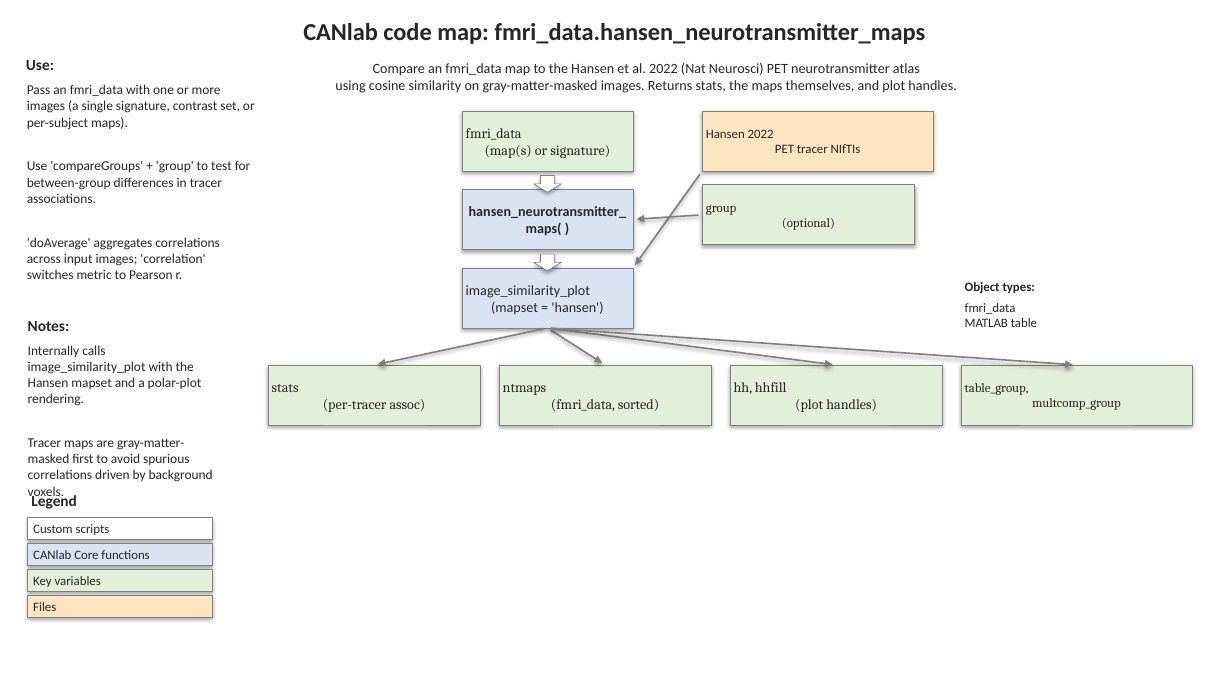
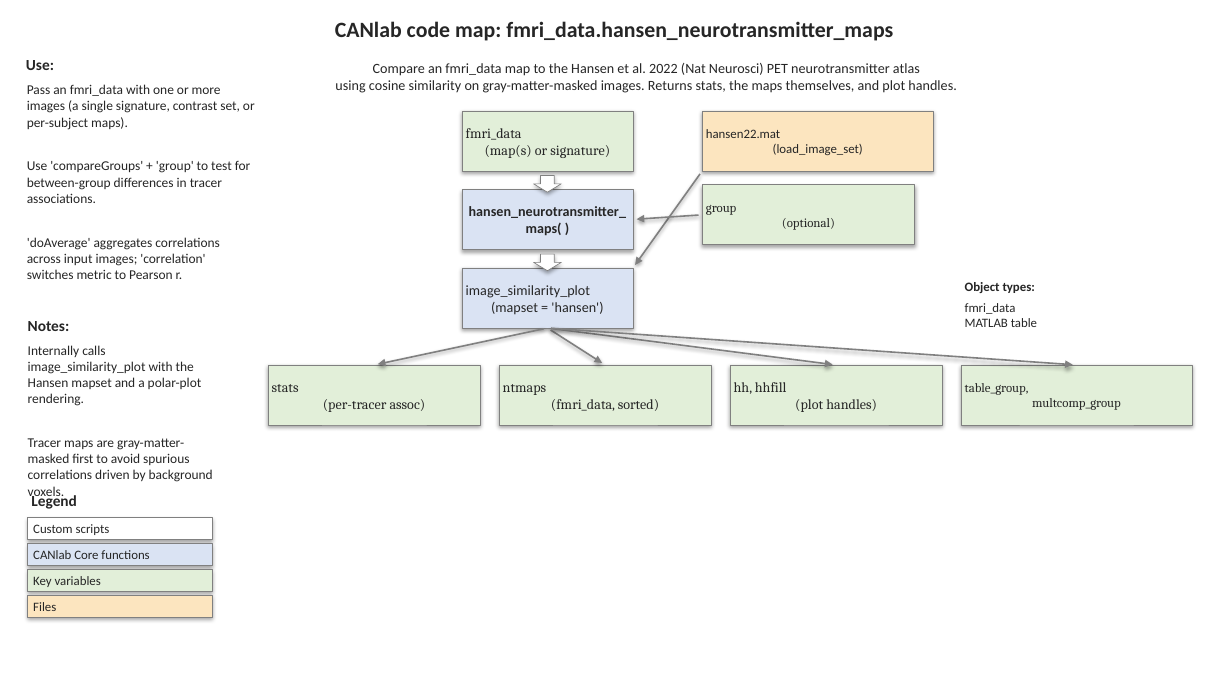
Before and after one commit to canlab/CanlabCore, a slide deck: slide 1 of docs/code_maps_pptx/fmri_data_hansen_neurotransmitter_maps_codemap.pptx. Drawn at 1232x693 pixels with LibreOffice and Linux fonts; fonts in the diff are those of the drawing. Boxes give left, top, right and bottom in pixels: in the first picture for what was removed or moved away, otherwise in the second. Text is boxed around its words. In the diff, an @@ line names an element or a change of style, - is before the commit and + after.

```diff
--- a/docs/code_maps_pptx/fmri_data_hansen_neurotransmitter_maps_codemap.pptx
+++ b/docs/code_maps_pptx/fmri_data_hansen_neurotransmitter_maps_codemap.pptx
@@ text "CANlab code map: fmri_data.hansen_neurotransmitter_maps" at (x1=335, y1=21, x2=893, y2=41): size 19 to 17 pt @@
@@ text in rectangle at (x1=706, y1=129, x2=863, y2=155): text changed @@
-Hansen 2022
-PET tracer NIfTIs
+hansen22.mat
+(load_image_set)
```
Also in this commit, not shown: 20 other files.
